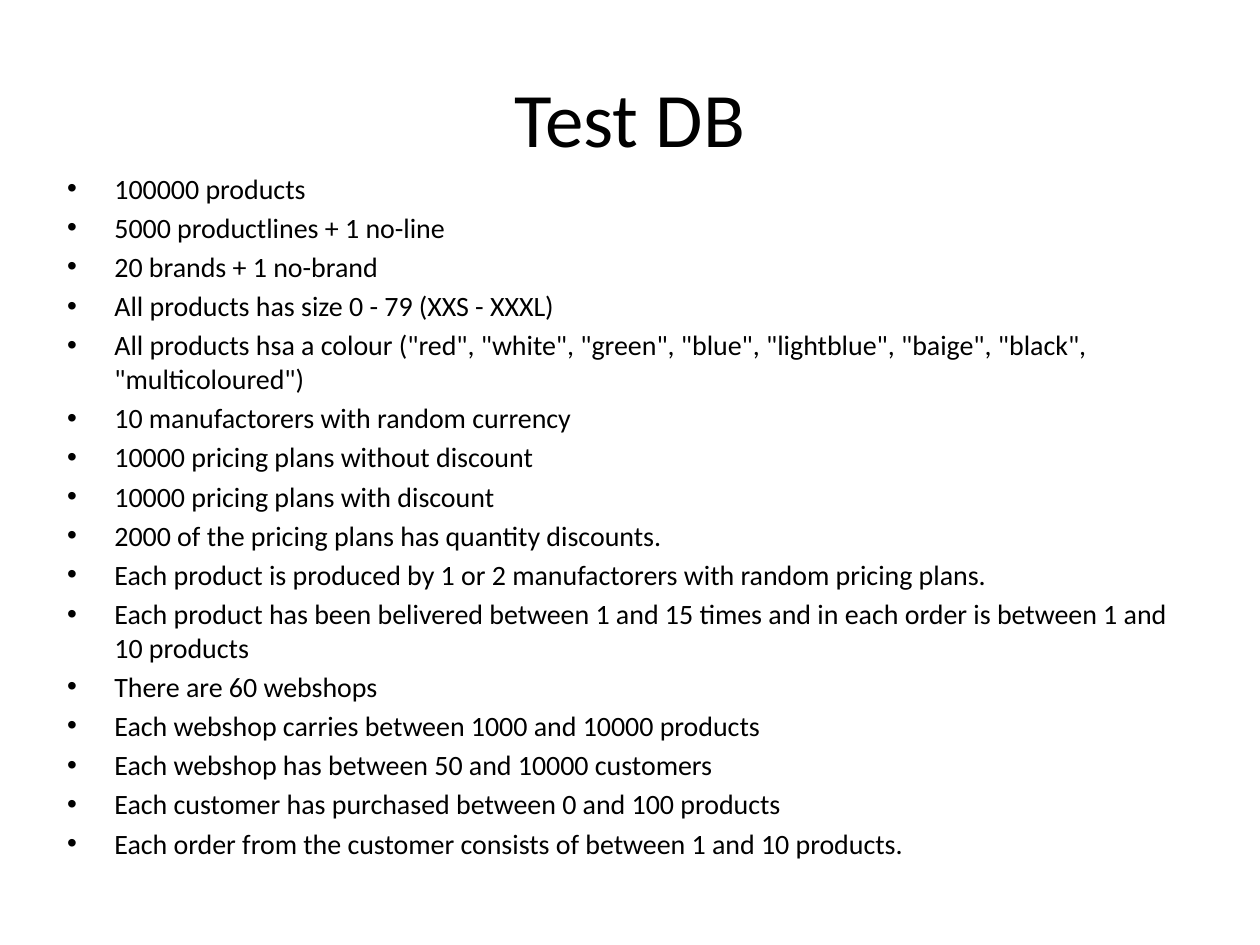
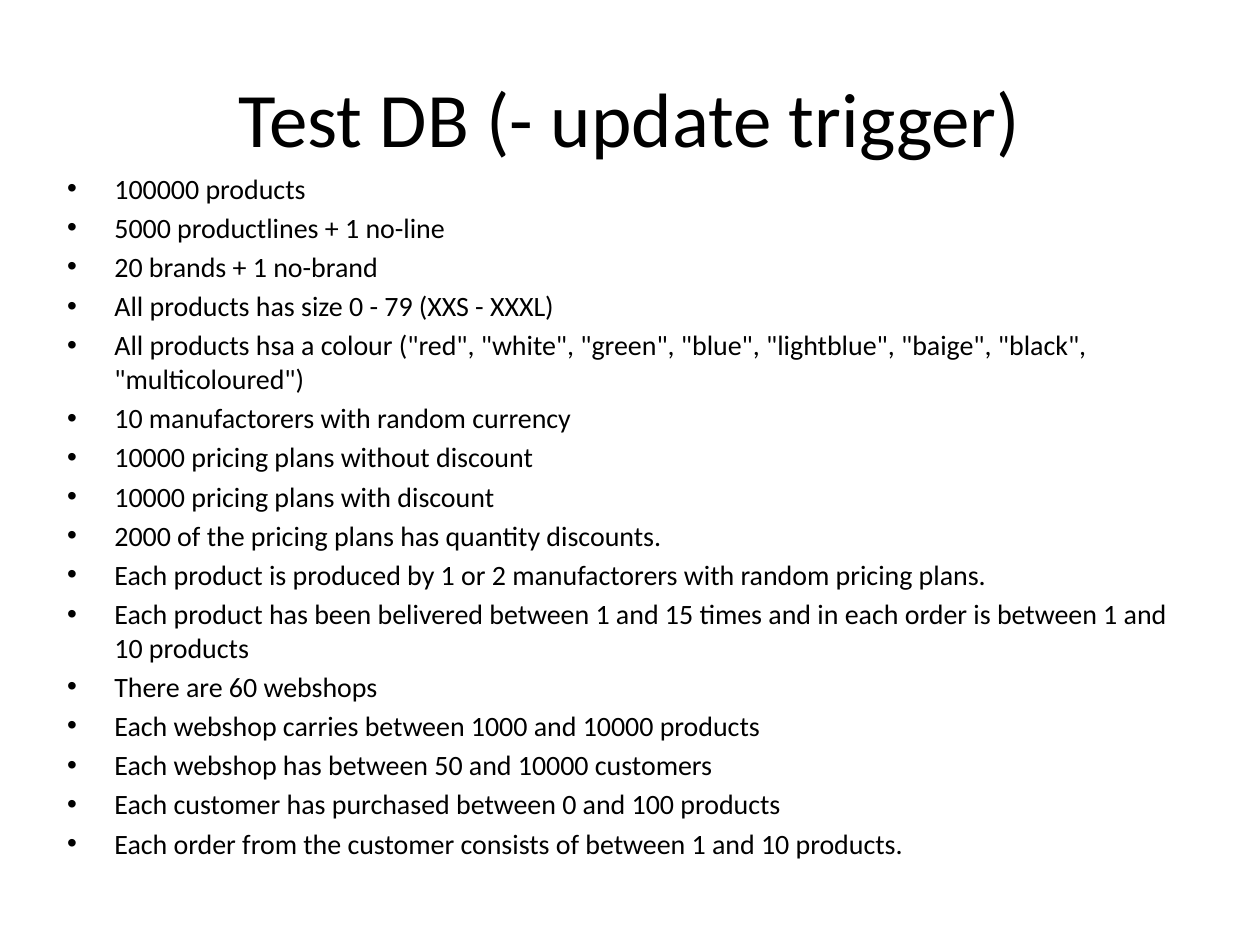
Before and after one commit to ahpoder/masterofit2009, a slide deck: slide 3 of DatabaseDesign/DatabaseManagementSystems/Presentation_week40.pptx. Drawn at 1260x945 pixels with LibreOffice and Linux fonts; fonts in the diff are those of the drawing. Boxes give left, top, right and bottom in pixels: in the first picture for what was removed or moved away, otherwise in the second. Text is boxed around its words. In the diff, an @@ line names an element or a change of style, - is before the commit and + after.

Commit message:
Updating presentation

```diff
--- a/DatabaseDesign/DatabaseManagementSystems/Presentation_week40.pptx
+++ b/DatabaseDesign/DatabaseManagementSystems/Presentation_week40.pptx
@@ title at [239, 91, 1020, 161]: text changed @@
-Test DB
+Test DB (- update trigger)
```
